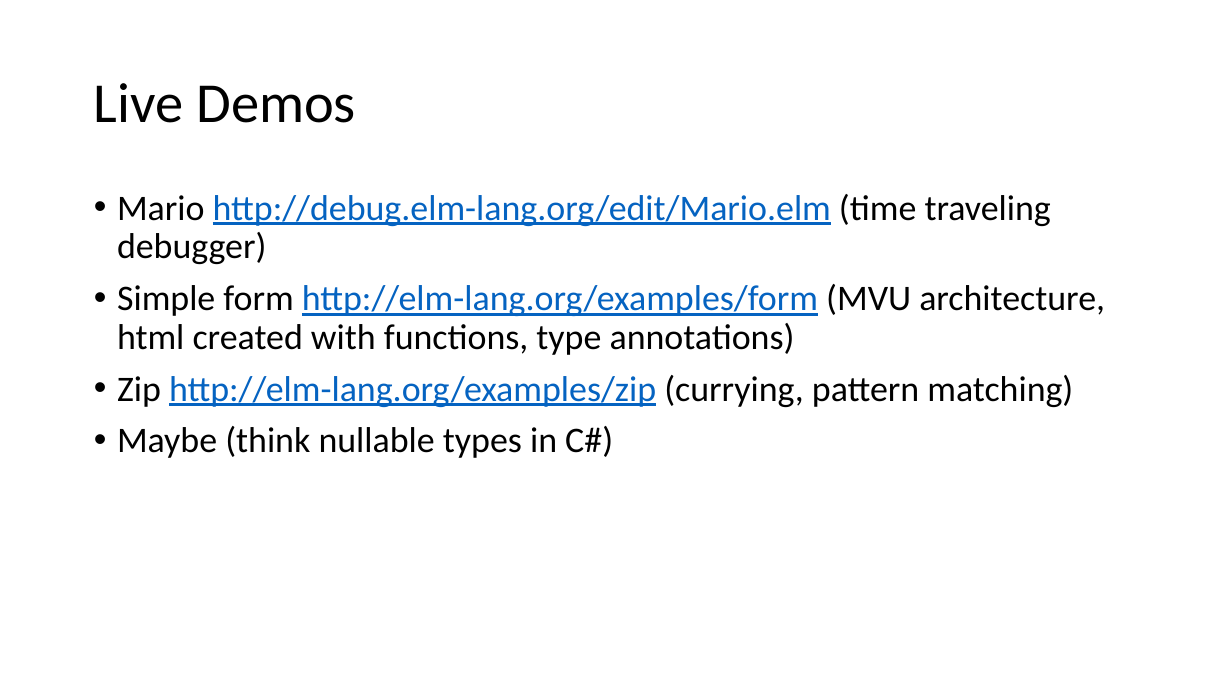
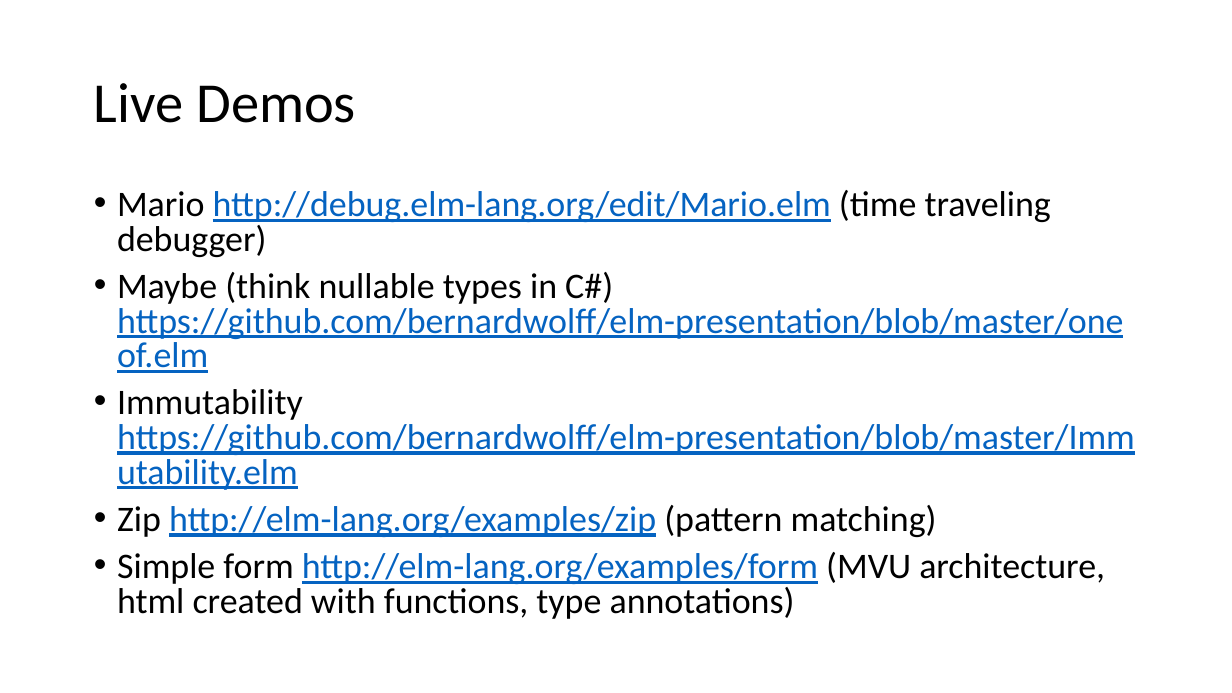
Before and after one commit to bernardwolff/elm-presentation, a slide deck: slide 8 of Elm Lunch Talk.pptx. Drawn at 1232x693 pixels with LibreOffice and Linux fonts; fonts in the diff are those of the drawing. Boxes give left, top, right and bottom in pixels: in the first picture for what was removed or moved away, otherwise in the second. Text is boxed around its words. In the diff, an @@ line names an element or a change of style, - is before the commit and + after.

Commit message:
add immutability example

```diff
--- a/Elm Lunch Talk.pptx
+++ b/Elm Lunch Talk.pptx
@@ text at (x1=117, y1=190, x2=1105, y2=619): line spacing 0.9 to 0.8 @@
@@ text at (x1=117, y1=272, x2=1135, y2=537): paragraphs added @@
+• Maybe (think nullable types in C#) https://github.com/bernardwolff/elm-presentation/blob/master/oneof.elm
+• Immutability https://github.com/bernardwolff/elm-presentation/blob/master/Immutability.elm
+• Zip http://elm-lang.org/examples/zip (pattern matching)
@@ text at (x1=117, y1=375, x2=1073, y2=458): paragraphs removed @@
-• Zip http://elm-lang.org/examples/zip (currying, pattern matching)
-• Maybe (think nullable types in C#)
```
Also in this commit, not shown: 3 other slides changed, 4 other files.
